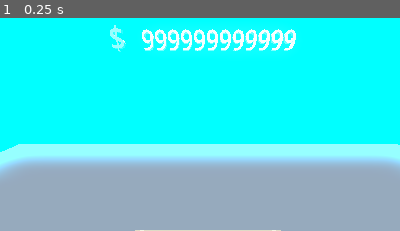
Above: before the commit, frame 1.
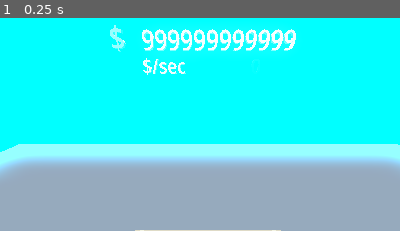
Above: after the commit, the same moment.

Repository: matupper/Idle-Gambler
Game: Godot game, scene res://Scenes/world.tscn
The game is run twice, just before and just after one commit, with the same random seed, the same clock (stepped at 60 frames per second) and the same inputs.
Inputs:
- Up to frame 1 (0.25 s): no input
The pictures show only the part of the screen within x 24-74%, y 0-50%; the shares and areas given below are measured in that part.

The runs differ from the first frame. In frame 1, 0.3% of the frame differs, in the area x 35-65%, y 18-27%.

Commit message:
Added dollars per second

Diff:
--- a/Scenes/money_label.tscn
+++ b/Scenes/money_label.tscn
@@ -12,6 +12,16 @@
 horizontal_alignment = 2
 depth = 0.025
 
+[sub_resource type="StandardMaterial3D" id="StandardMaterial3D_3bs04"]
+albedo_color = Color(0, 0, 0, 1)
+
+[sub_resource type="TextMesh" id="TextMesh_sqky6"]
+material = SubResource("StandardMaterial3D_3bs04")
+text = "0"
+font_size = 8
+horizontal_alignment = 2
+depth = 0.025
+
 [sub_resource type="StandardMaterial3D" id="StandardMaterial3D_j2gr7"]
 albedo_color = Color(1, 1.5, 1, 1)
 
@@ -19,6 +29,15 @@
 material = SubResource("StandardMaterial3D_j2gr7")
 text = "$"
 font_size = 12
+depth = 0.025
+
+[sub_resource type="StandardMaterial3D" id="StandardMaterial3D_oprle"]
+albedo_color = Color(1.5, 1, 1, 1)
+
+[sub_resource type="TextMesh" id="TextMesh_g8edc"]
+material = SubResource("StandardMaterial3D_oprle")
+text = "$/sec"
+font_size = 8
 depth = 0.025
 
 [sub_resource type="Animation" id="Animation_cae3a"]
@@ -88,9 +107,17 @@
 [node name="Money" type="MeshInstance3D" parent="."]
 mesh = SubResource("TextMesh_l5j76")
 
+[node name="Money2" type="MeshInstance3D" parent="."]
+transform = Transform3D(1, 0, 0, 0, 1, 0, 0, 0, 1, -0.15, -0.1, 0)
+mesh = SubResource("TextMesh_sqky6")
+
 [node name="Label" type="MeshInstance3D" parent="."]
 transform = Transform3D(1, 0, 0, 0, 1, 0, 0, 0, 1, -0.8, 0, 0)
 mesh = SubResource("TextMesh_t1mo2")
+
+[node name="Label2" type="MeshInstance3D" parent="."]
+transform = Transform3D(1, 0, 0, 0, 1, 0, 0, 0, 1, -0.6, -0.1, 0)
+mesh = SubResource("TextMesh_g8edc")
 
 [node name="AnimationPlayer" type="AnimationPlayer" parent="."]
 libraries = {
--- a/Scripts/add_coin_button.gd
+++ b/Scripts/add_coin_button.gd
@@ -39,7 +39,7 @@
 			numCoins += 1
 			newCoin.coinID = numCoins
 			player.add_child(newCoin)
-			cost *= 3
+			cost *= 5
 		elif table_upgrade:
 			if globalVars.money >= table_cost:
 				if globalVars.currTable == 0:
--- a/Scripts/money_label.gd
+++ b/Scripts/money_label.gd
@@ -1,9 +1,15 @@
 extends Node3D
 
 @onready var moneyText = $Money
+@onready var monPerSecText = $Money2
+
+var startMoney
 
 var currMoney = globalVars.money - 1
 var monString : String
+
+func _ready():
+	_moneyPerSec()
 
 func _process(_delta):
 	_checkMoney()
@@ -14,3 +20,9 @@
 		currMoney = globalVars.money
 		moneyText.mesh.text = monString
 		$AnimationPlayer.play("add_money")
+
+func _moneyPerSec():
+	while true:
+		startMoney = globalVars.money
+		await get_tree().create_timer(1).timeout
+		monPerSecText.mesh.text = " " + str(globalVars.money - startMoney)
Not shown: 1 places in Scenes/money_label.tscn that only renumber resources
